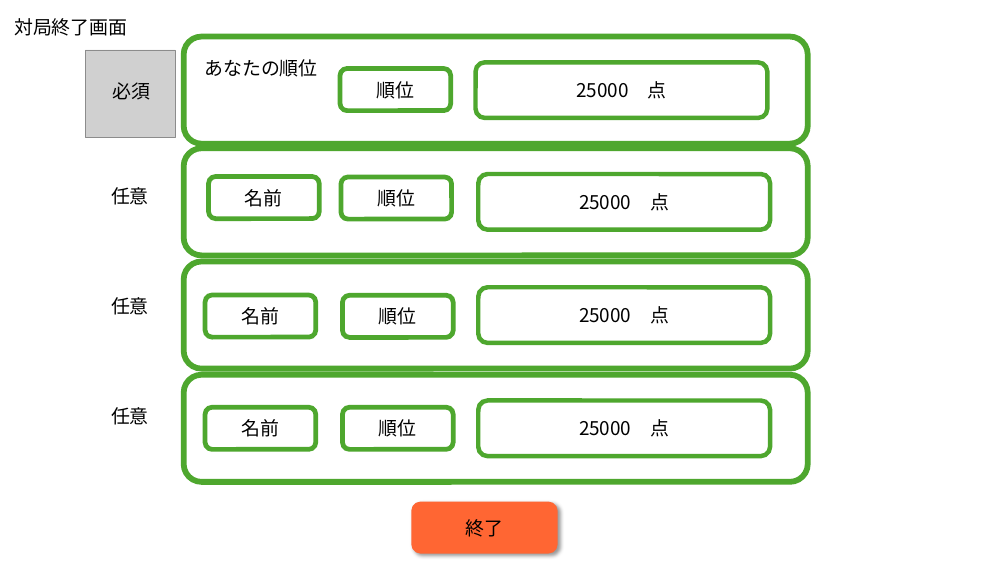
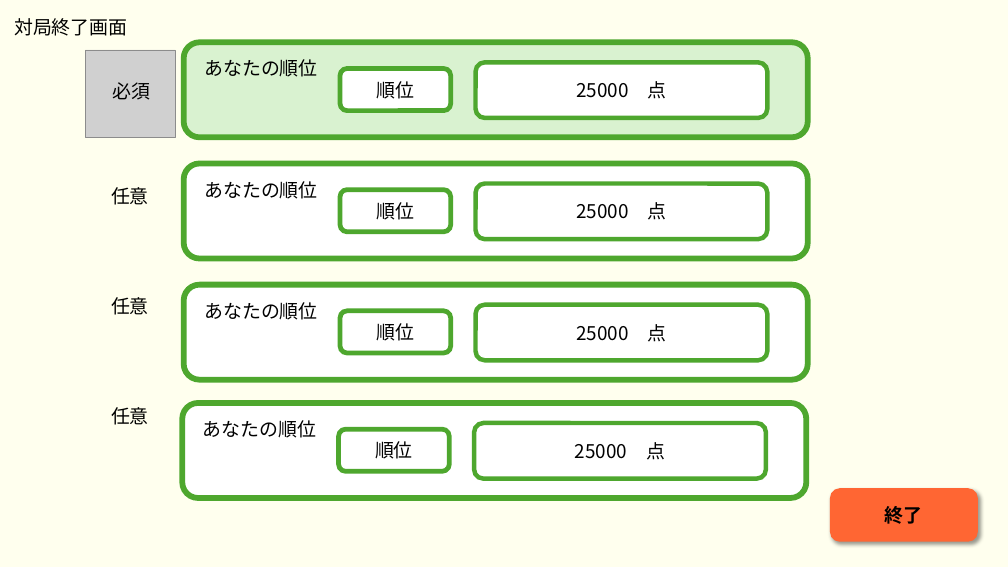
Before and after one commit to plusdojo2024/B5, a slide deck: slide 12 of doc/02_外部設計/外部設計_麻雀アプリ.pptx. Drawn at 1008x567 pixels with LibreOffice and Linux fonts; fonts in the diff are those of the drawing; grey boxes stand for pictures. Boxes give left, top, right and bottom in pixels: in the first picture for what was removed or moved away, otherwise in the second. Text is boxed around its words. In the diff, an @@ line names an element or a change of style, - is before the commit and + after.

```diff
--- a/doc/02_外部設計/外部設計_麻雀アプリ.pptx
+++ b/doc/02_外部設計/外部設計_麻雀アプリ.pptx
@@ background #FFFFFF to #FFFFEE @@
@@ rounded rectangle: place and size @@
-rounded rectangle at box(184, 36, 808, 144)
+rounded rectangle at box(184, 42, 808, 138)
@@ rounded rectangle at box(184, 42, 808, 138): fill #FFFFFF to #D9F2D0 @@
@@ rounded rectangle: place and size @@
-rounded rectangle at box(184, 148, 808, 256)
+rounded rectangle at box(184, 163, 808, 259)
@@ rounded rectangle removed at box(209, 177, 319, 219) @@
-名前
@@ text added at box(204, 181, 317, 199), 18 pt, text #000000 @@
+あなたの順位
@@ rounded rectangle "順位": place and size @@
-rounded rectangle "順位" at box(341, 177, 451, 219)
+rounded rectangle "順位" at box(340, 190, 451, 232)
@@ rounded rectangle "25000 点": place and size @@
-rounded rectangle "25000 点" at box(479, 174, 771, 230)
+rounded rectangle "25000 点" at box(476, 184, 768, 240)
@@ rounded rectangle: place and size @@
-rounded rectangle at box(184, 262, 808, 369)
+rounded rectangle at box(184, 285, 808, 380)
@@ rounded rectangle removed at box(205, 295, 315, 337) @@
-名前
@@ text added at box(204, 302, 317, 320), 18 pt, text #000000 @@
+あなたの順位
@@ rounded rectangle "順位": place and size @@
-rounded rectangle "順位" at box(343, 296, 453, 338)
+rounded rectangle "順位" at box(340, 311, 451, 353)
@@ rounded rectangle: place and size @@
-rounded rectangle at box(184, 375, 808, 482)
+rounded rectangle at box(182, 403, 807, 498)
@@ rounded rectangle removed at box(205, 408, 315, 450) @@
-名前
@@ text added at box(203, 420, 316, 438), 18 pt, text #000000 @@
+あなたの順位
@@ 3 rounded rectangles: place and size @@
-3 rounded rectangles at box(343, 287, 771, 457)
+3 rounded rectangles at box(339, 305, 768, 479)
@@ rounded rectangle "終了": place and size @@
-rounded rectangle "終了" at box(412, 503, 557, 554)
+rounded rectangle "終了" at box(832, 490, 976, 541)
@@ rounded rectangle "終了" at box(832, 490, 976, 541): bold on; outline #FF6633 1.5 pt to #FF6633 3 pt @@
```
Also in this commit, not shown: 20 other slides changed, 3 slides added, 3 other files.
